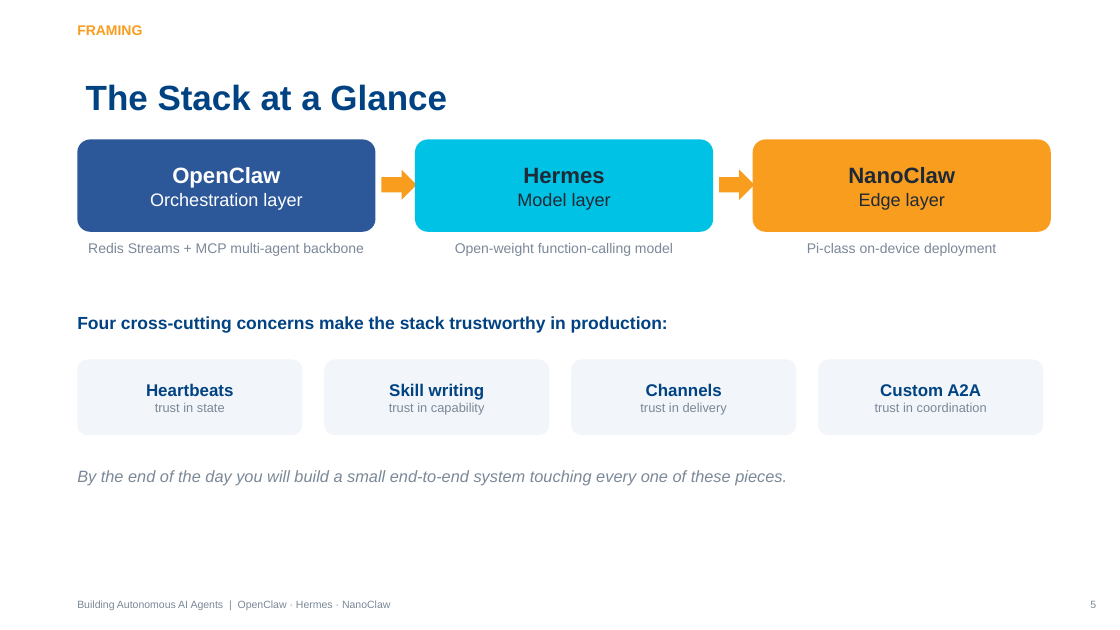
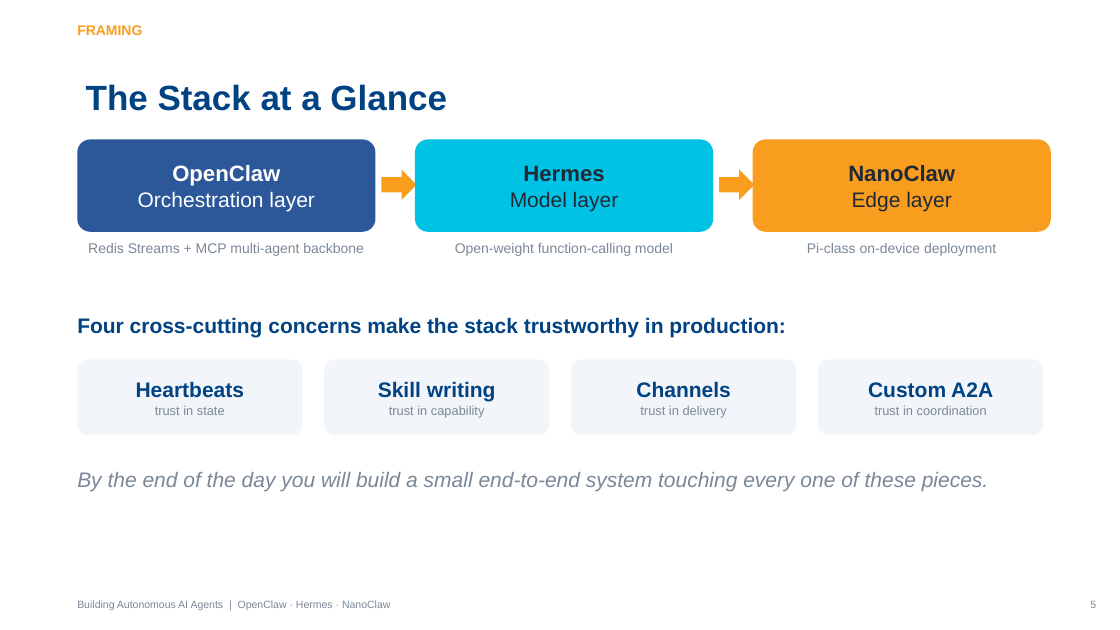
Before and after one commit to kenken64/Building-Autonomous-AI-Agent, a slide deck: slide 5 of slides/Building-Autonomous-AI-Agents-Lecture.pptx. Drawn at 1120x630 pixels with LibreOffice and Linux fonts; fonts in the diff are those of the drawing; background and template pictures are left out. Boxes give left, top, right and bottom in pixels: in the first picture for what was removed or moved away, otherwise in the second. Text is boxed around its words. In the diff, an @@ line names an element or a change of style, - is before the commit and + after.

```diff
--- a/slides/Building-Autonomous-AI-Agents-Lecture.pptx
+++ b/slides/Building-Autonomous-AI-Agents-Lecture.pptx
@@ text in rounded rectangle at bbox=[138, 191, 315, 211]: size 15.5 to 18 pt in "Orchestration layer" @@
@@ text in rounded rectangle at bbox=[510, 192, 619, 211]: size 15.5 to 18 pt in "Model layer" @@
@@ text in rounded rectangle at bbox=[852, 191, 952, 211]: size 15.5 to 18 pt in "Edge layer" @@
@@ text "Four cross-cutting concerns make the ..." at bbox=[77, 317, 785, 337]: size 15 to 18 pt @@
@@ text in rounded rectangle at bbox=[136, 381, 244, 398]: size 14.5 to 18 pt in "Heartbeats" @@
@@ text in rounded rectangle at bbox=[378, 381, 496, 402]: size 14.5 to 18 pt in "Skill writing" @@
@@ text in rounded rectangle at bbox=[636, 381, 730, 398]: size 14.5 to 18 pt in "Channels" @@
@@ text in rounded rectangle at bbox=[868, 382, 993, 398]: size 14.5 to 18 pt in "Custom A2A" @@
@@ text "By the end of the ..." at bbox=[77, 472, 988, 491]: size 14 to 18 pt @@
```
Also in this commit, not shown: 49 other slides changed, 4 other files.
